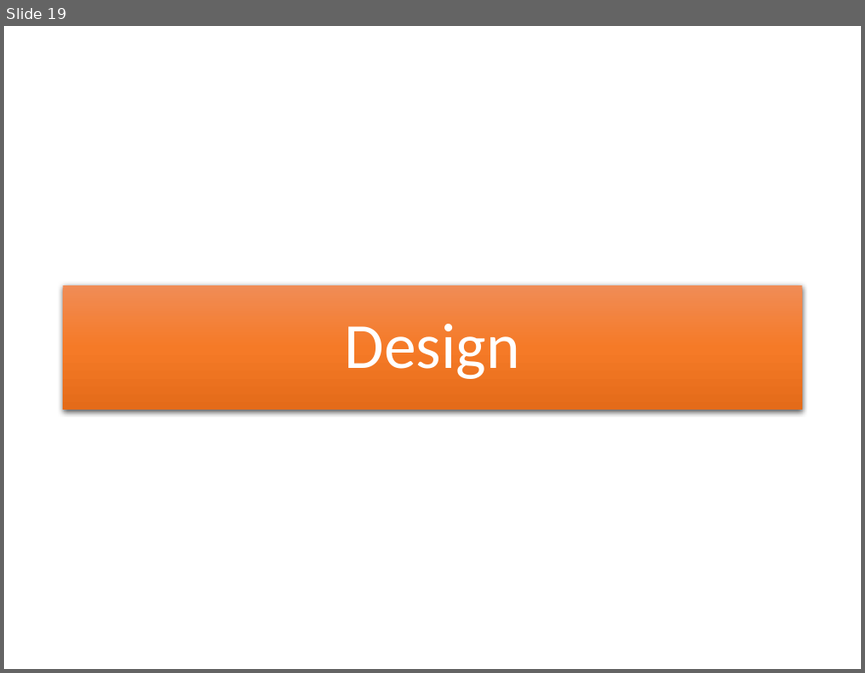
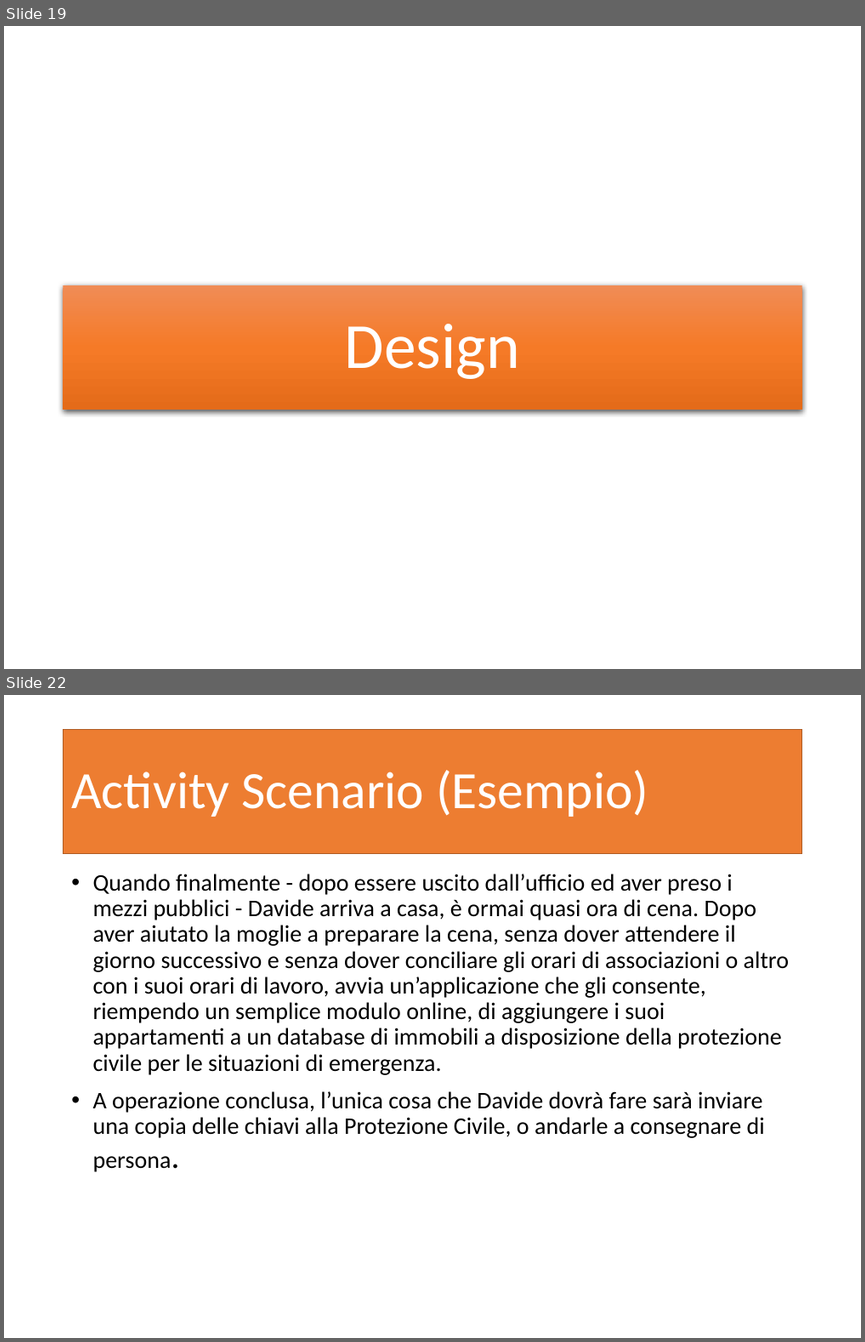
Before and after one commit to garjilius/ShareMyHouse, a slide deck: Documentazione/PresentazioneShareMyHouse.pptx. Shown one above the other, each under a label of ours: slide 19 before the commit, slides 19 and 22 after it; the slides between them are not shown. The pictures are 865x673 and 865x1342 pixels, drawn with LibreOffice and Linux fonts; fonts in the diff are those of the drawing. Boxes give left, top, right and bottom in pixels: in the first picture for what was removed or moved away, otherwise in the second. Text is boxed around its words. In the diff, an @@ line names an element or a change of style, - is before the commit and + after.

Commit message:
Aggiunta fase di design alla presentazione

```diff
--- a/Documentazione/PresentazioneShareMyHouse.pptx
+++ b/Documentazione/PresentazioneShareMyHouse.pptx
@@ slide 22 added at [4,695,861,1338], background #FFFFFF @@
@@ title added at [64,729,801,853], fill #ED7D31, outline #AF5C24 1 pt, 44 pt, text #FFFFFF @@
+Activity Scenario (Esempio)
@@ text added at [93,873,789,1172], 20 pt, text #000000 @@
+• Quando finalmente - dopo essere uscito dall’ufficio ed aver preso i mezzi pubblici - Davide arriva a casa, è ormai quasi ora di cena. Dopo aver aiutato la moglie a preparare la cena, senza dover attendere il giorno successivo e senza dover conciliare gli orari di associazioni o altro con i suoi orari di lavoro, avvia un’applicazione che gli consente, riempendo un semplice modulo online, di aggiungere i suoi appartamenti a un database di immobili a disposizione della protezione civile per le situazioni di emergenza.
+• A operazione conclusa, l’unica cosa che Davide dovrà fare sarà inviare una copia delle chiavi alla Protezione Civile, o andarle a consegnare di persona.
```
Also in this commit, not shown: 1 slide changed, 12 other slides added, 2 other files.
